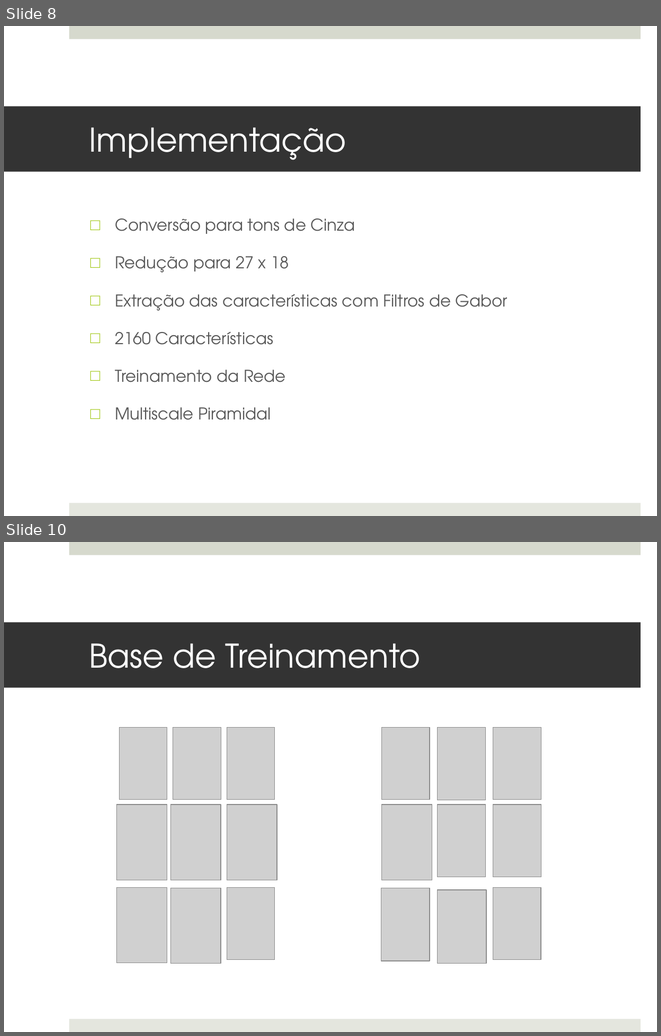
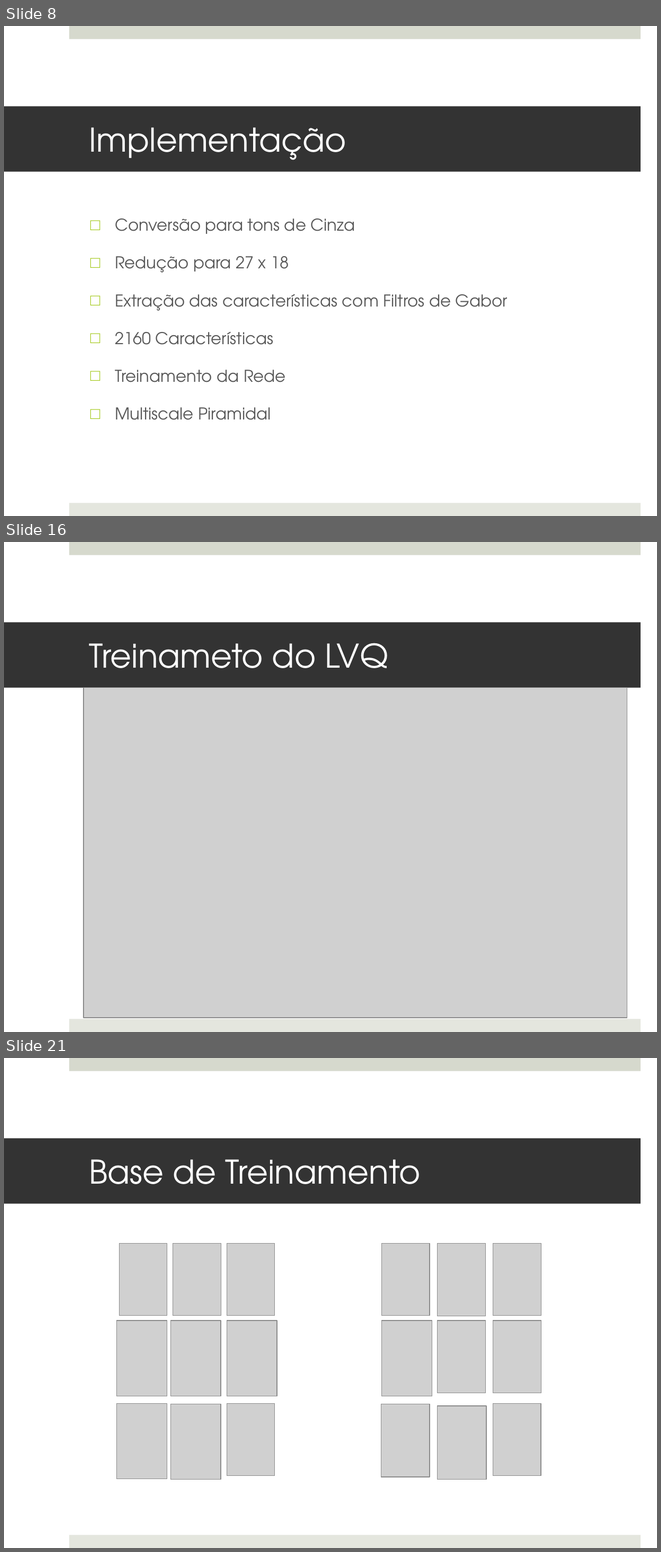
Before and after one commit to MarioBajr/Redes-Neurais, a slide deck: projeto PI.pptx. Shown one above the other, each under a label of ours: slides 8 and 10 before the commit, slides 8, 16 and 21 after it; the slides between them are not shown. The pictures are 661x1036 and 661x1552 pixels, drawn with LibreOffice and Linux fonts; fonts in the diff are those of the drawing; grey boxes stand for pictures. Boxes give left, top, right and bottom in pixels: in the first picture for what was removed or moved away, otherwise in the second. Text is boxed around its words. In the diff, an @@ line names an element or a change of style, - is before the commit and + after.

```diff
--- a/projeto PI.pptx
+++ b/projeto PI.pptx
@@ slide 16 added at (4,542,657,1032), background #FFFFFF; not listed: 2 template elements that a slide beside it also shows @@
@@ title added at (4,623,641,688), fill #333333, 36 pt, text #FFFFFF @@
+Treinameto do LVQ
@@ picture added at (84,688,627,1017) @@
@@ what was slide 10 is now slide 21 @@
```
Also in this commit, not shown: 3 slides changed, 10 other slides added, 3 other files.
